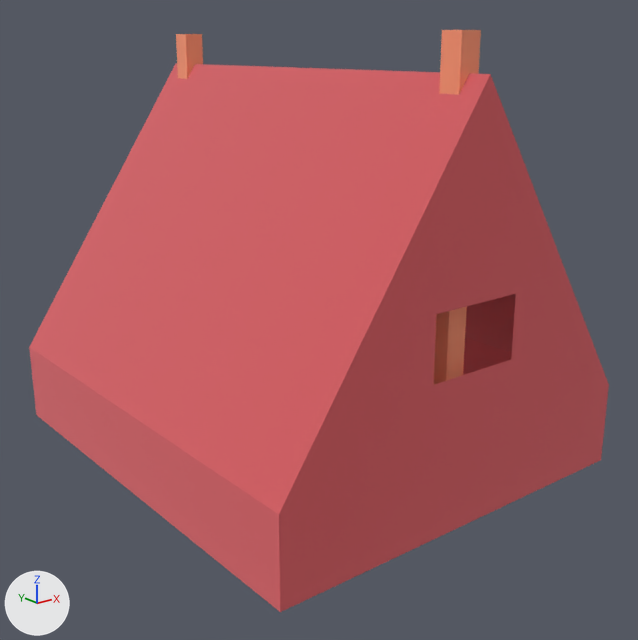
What one commit did to the glTF model public/models/nf2/nature/tent_smallOpen.glb.
One viewpoint serves both versions: a 50 mm lens placed at (-0.721, -0.94, 0.498), pointed at (0.007, -0.03, 0.134). Every picture has the same lights, and +X, +Y and +Z are marked at lower left. The older version comes first. Where no turn or scale is listed for an object, it has been applied to the vertices.

Objects in the first picture: 'tent_smallOpen'.
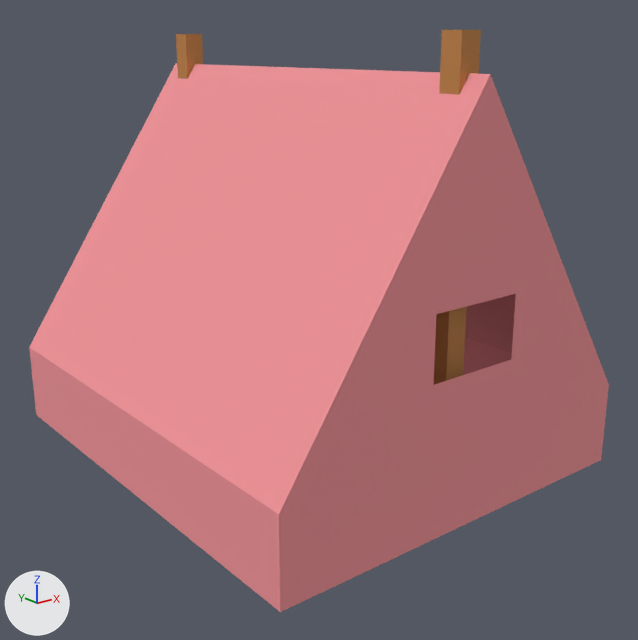
Where the change shows, as pixel boxes (x1, y1, x2, y2) in the pictures (638 x 640 px):
'tent_smallOpen', surface changed, recoloured (lighter)
    both: (29, 30, 609, 612)

The change in detail:
In material 'colorRed' (mat_colorred), metallic goes from 1.0 to 0.0.
In material 'wood' (mat_wood), metallic goes from 1.0 to 0.0.
Material 'wood' (mat_wood) changes colour from beige #ffc5a7 to orange #c08347; in linear values from (1.0, 0.557, 0.384) to (0.527, 0.227, 0.063).
Object 'tmpParent' (ob_tmpparent) is deleted.
